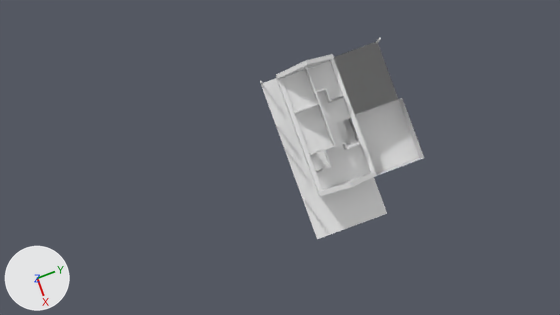
One commit to the Blender file domek_teksturowanie.blend: the scene before it, then after it.
Camera for both pictures: the file's camera 'Camera'. Lighting does not change. The marker at lower left points along +X, +Y and +Z.

In view in the first picture: 'garaz', 'parter_sciany.001', 'podloga_weranda', 'schody', 'sciany_poddasze', 'strop', 'szczytowa', 'taras'.
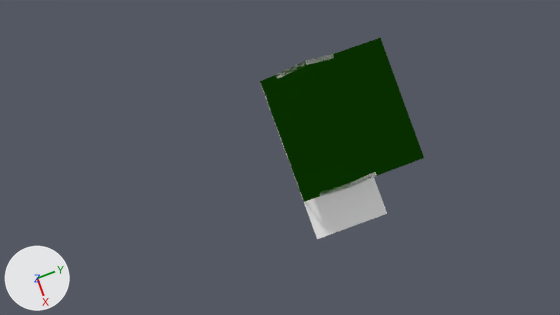
What differs and where, as boxes [x1, y1, x2, y2] in the pictures (560 x 315 px):
'dach', added (green)
    after: [276, 54, 375, 195]
'dach_garaz', added (green)
    after: [333, 38, 424, 175]
'dach_weranda', added (green)
    after: [260, 75, 320, 202]
'szczytowa', moved
    before: [276, 54, 377, 196]
    after: [277, 54, 377, 196]
'lukarna', added (green)
    after: [293, 116, 320, 154]
'garaz', unchanged, covered by the edit
    before: [334, 42, 424, 176]
'strop', unchanged, covered by the edit
    before: [282, 61, 371, 190]
'podloga_weranda', unchanged, covered by the edit
    before: [261, 78, 319, 199]
    after: [261, 85, 303, 199]
'parter_sciany.001', unchanged, covered by the edit
    before: [276, 59, 375, 196]

Patch to the scene script:
```diff
--- a/domek_teksturowanie.blend.py
+++ b/domek_teksturowanie.blend.py
@@ mat_material_002 @@
+mat_material_002 = bpy.data.materials.new('Material.002')
+mat_material_002.use_nodes = True; mat_material_002.node_tree.nodes.clear()
+_N = mat_material_002.node_tree.nodes; _L = mat_material_002.node_tree.links
+n0 = _N.new('ShaderNodeMixShader'); n0.name = 'Mix Shader'
+n0.inputs[0].default_value = 0.467  # 'Factor'
+n1 = _N.new('ShaderNodeOutputMaterial'); n1.name = 'Material Output'
+n2 = _N.new('ShaderNodeRGB'); n2.name = 'RGB'
+n2.outputs[0].default_value = (0.00509, 0.0593, 0.0, 1.0)  # 'Color', dark green #104500
+_L.new(n2.outputs[0], n0.inputs[2])  # 'Color' to 'Shader'
+_L.new(n0.outputs[0], n1.inputs[0])  # 'Shader' to 'Surface'
@@ me_cube_011 @@
+me_cube_011.from_pydata(...)  # 20 vertices, 16 faces; spans x -1.0..1.0, y -3.0..3.0, z -1.0..1.0
+me_cube_011.materials.append(mat_material_002)  # its picture is missing
@@ me_cube_005 @@
+me_cube_005.from_pydata(...)  # 16 vertices, 6 faces; spans x -1.0..1.0, y -7.5..7.5, z 1.5..2.2
+me_cube_005.materials.append(mat_material_002)  # its picture is missing
@@ me_cube_014 @@
+me_cube_014.from_pydata([(-3.5, 0.0, 0.6), (2.5, 7.5, 1.5), (2.5, -7.5, 1.5), (-3.5, 7.5, 0.7), (-3.5, -7.5, 0.7), (2.5, -7.5, 1.3), (-3.5, -7.5, 0.6)], [(6, 0), (0, 3)], [(1, 3, 4, 2), (2, 4, 6, 5)])
+me_cube_014.materials.append(mat_material_002)  # its picture is missing
@@ ob_szczytowa @@
 ob_szczytowa = bpy.data.objects.new('szczytowa', me_cube_012)
-ob_szczytowa.location = (0.0, 0.0, 6.0)
+ob_szczytowa.location = (0.0, 0.0, 5.77)
 ob_szczytowa.rotation_euler = (0.0, 0.0, -1.571)  # degrees (0, 0, -90)
@@ ob_lukarna @@
+ob_lukarna = bpy.data.objects.new('lukarna', me_cube_011)
+ob_lukarna.location = (0.0, -1.82, 5.09)
+ob_lukarna.rotation_euler = (0.0, 0.0, -1.571)  # degrees (0, 0, -90)
+ob_lukarna.scale = (1.5, 0.833, 1.25)
@@ ob_dach_weranda @@
+ob_dach_weranda = bpy.data.objects.new('dach_weranda', me_cube_005)
+ob_dach_weranda.location = (0.0, -4.5, 1.52)
+ob_dach_weranda.rotation_euler = (0.0, 0.0, -1.571)  # degrees (0, 0, -90)
@@ ob_dach_garaz @@
+ob_dach_garaz = bpy.data.objects.new('dach_garaz', me_cube_014)
+ob_dach_garaz.location = (0.0, 6.0, 2.25)
+ob_dach_garaz.rotation_euler = (0.0, 0.0, -1.571)  # degrees (0, 0, -90)
@@ ob_dach @@
+ob_dach = bpy.data.objects.new('dach', me_cube_002.copy())  # the mesh of ob_dach
+ob_dach.location = (0.0, 0.0, 5.77)
+ob_dach.rotation_euler = (0.0, 0.0, -1.571)  # degrees (0, 0, -90)
```
